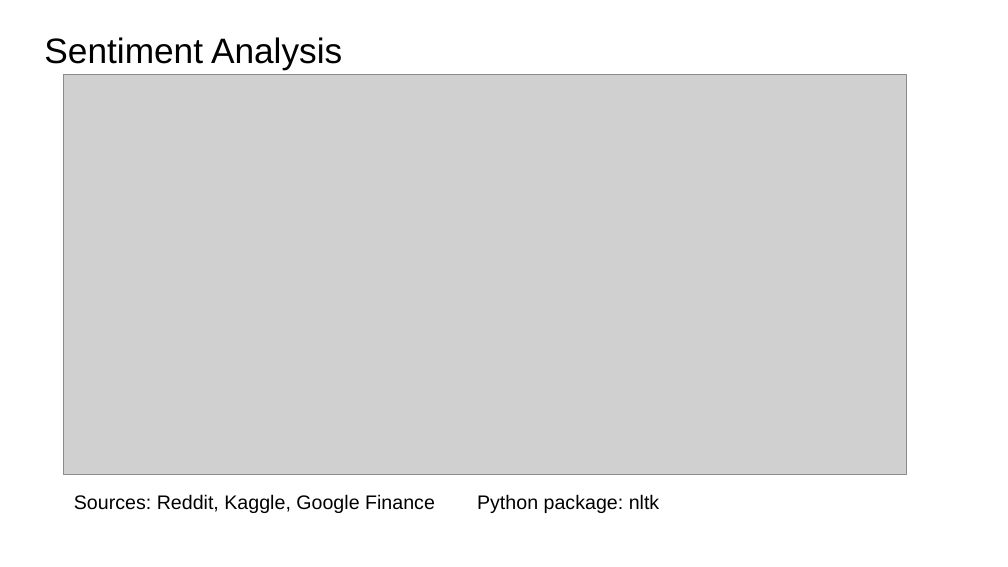
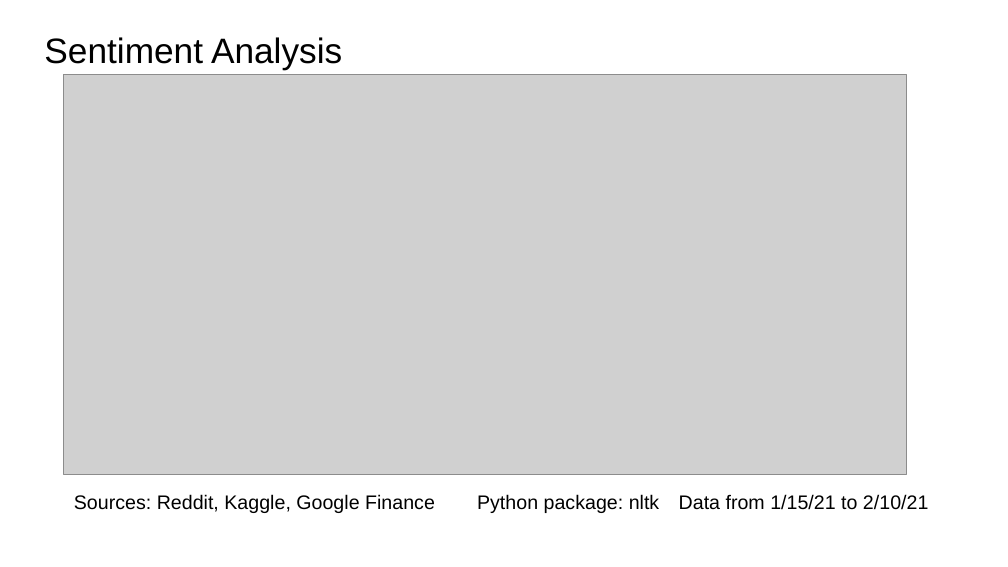
Before and after one commit to vweinblatt123/CF-Project1, a slide deck: slide 9 of CF-Project1.pptx. Drawn at 1008x567 pixels with LibreOffice and Linux fonts; fonts in the diff are those of the drawing; grey boxes stand for pictures. Boxes give left, top, right and bottom in pixels: in the first picture for what was removed or moved away, otherwise in the second. Text is boxed around its words. In the diff, an @@ line names an element or a change of style, - is before the commit and + after.

```diff
--- a/CF-Project1.pptx
+++ b/CF-Project1.pptx
@@ text at <box>74,494,928,513</box>: text changed @@
-Sources: Reddit, Kaggle, Google Finance Python package: nltk
+Sources: Reddit, Kaggle, Google Finance Python package: nltk Data from 1/15/21 to 2/10/21
```
Also in this commit, not shown: 9 other slides changed, 1 slide added.
